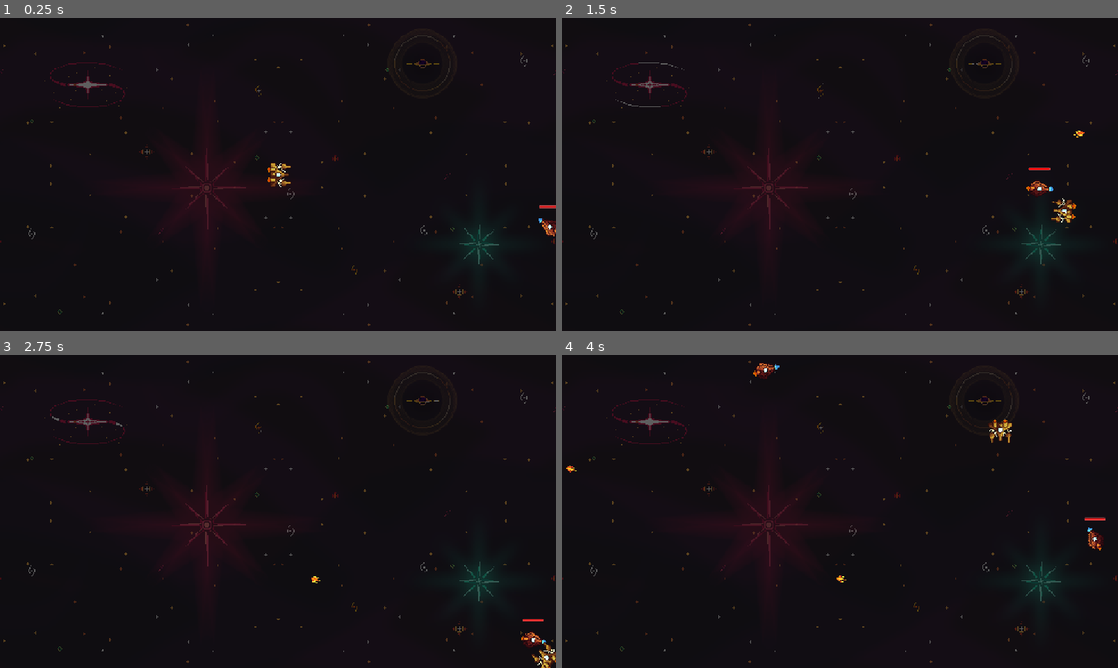
Above: before the commit, frames 1-4 (two rows, left to right).
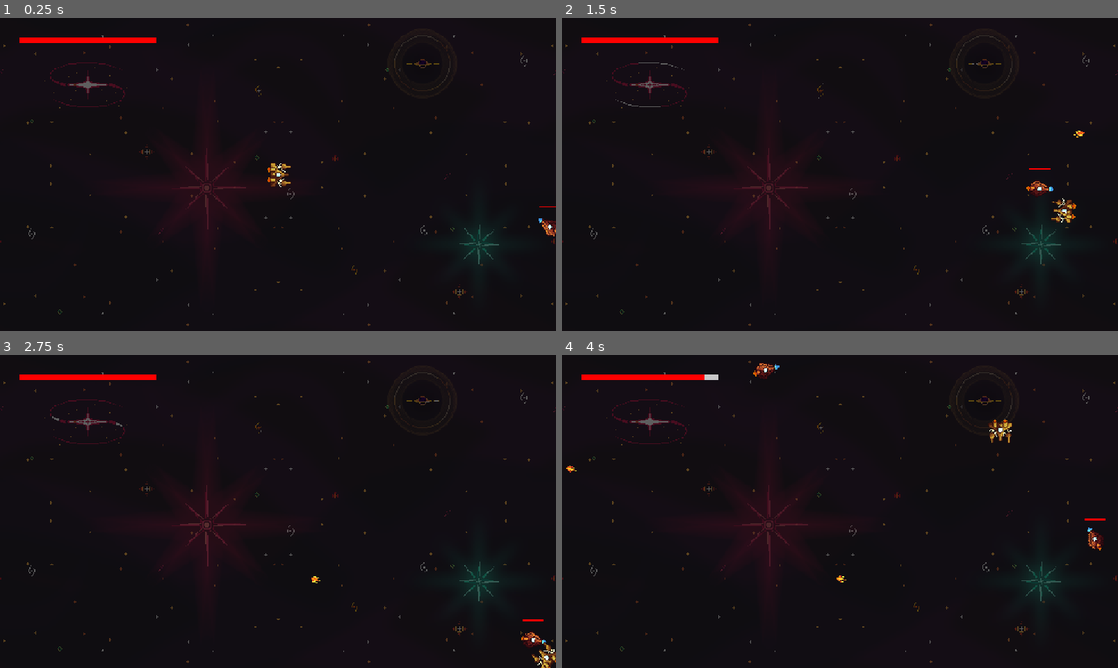
Above: after the commit, the same moments.

Repository: Valegox/Astro-Survivor
Game: Godot game, scene res://src/game.tscn
Two runs of this game, one before a commit and one after it. Both use one fixed random seed, a clock stepped at 60 frames per second and the inputs below.
Inputs (mouse positions are in pixels of both pictures, inside the frame that each line leads up to):
- Up to frame 1 (0.25 s): no input
- Up to frame 2 (1.5 s): move the mouse to (962, 158) at 0.52 s; hold D (move_right) 0.53-1.28 s; move the mouse to (728, 190) at 1.27 s; hold S (move_down) from 1.28 s (still down)
- Up to frame 3 (2.75 s): move the mouse to (333, 442) at 2.02 s; release S (move_down) at 2.03 s; hold D (move_right) from 2.03 s (still down)
- Up to frame 4 (4 s): move the mouse to (812, 574) at 2.77 s; release D (move_right) at 2.78 s; hold W (move_up) 2.78-3.53 s; move the mouse to (1006, 558) at 3.52 s; hold A (move_left) from 3.53 s (still down)

The runs differ from the first frame. In frame 1, 0.5% of the frame differs, in the area x 3-100%, y 6-61%; in frame 2, 0.5%; in frame 3, 0.5%; in frame 4, 0.5%, in the area x 3-98%, y 6-53%.

Commit message:
add player health bar

Diff:
--- a/src/spaceship/spaceship_base.gd
+++ b/src/spaceship/spaceship_base.gd
@@ -16,6 +16,7 @@
 var move_damping: float = 1
 var rot_damping: float = 1
 var damage: int = 10
+var health_bar: UIHealthBar
 
 var gun_to_use: int = 0
 
@@ -36,14 +37,19 @@
 		var fx_explosion = FX_DEATH_EXPLOSION.instantiate()
 		fx_explosion.position = position
 		get_parent().add_child(fx_explosion)
-		cam.trigger_zoom(1.1, 0.3)
-		cam.trigger_shake(0.4)
+		if cam != null:
+			cam.trigger_zoom(1.1, 0.3)
+			cam.trigger_shake(0.4)
 		die()
 	else:
 		var fx_explosion = FX_DMG_EXPLOSION.instantiate()
 		fx_explosion.position = point
 		add_child(fx_explosion)
-		cam.trigger_shake(0.2)
+		if cam != null:
+			cam.trigger_shake(0.2)
+		health_bar.set_health(health, max_health)
+		health_bar.trigger_scale(2, .35)
+		health_bar.trigger_fill_color(Color.HOT_PINK, 0.4)
 
 func die() -> void:
 	print('[dead]')
--- a/src/spaceship/spaceship_base.tscn
+++ b/src/spaceship/spaceship_base.tscn
@@ -51,3 +51,8 @@
 
 [node name="CollisionShape2D" type="CollisionShape2D" parent="."]
 shape = SubResource("CircleShape2D_l01n4")
+
+[node name="Area2D" type="Area2D" parent="."]
+
+[node name="CollisionShape2D" type="CollisionShape2D" parent="Area2D"]
+shape = SubResource("CircleShape2D_l01n4")
--- a/src/spaceship/spaceship_enemy_base.gd
+++ b/src/spaceship/spaceship_enemy_base.gd
@@ -4,13 +4,13 @@
 const XPSHARD = preload("res://src/xp_shard.tscn")
 
 @onready var sprite: AnimatedSprite2D = $AnimatedSprite2D
-@onready var health_bar: ProgressBar = $UIHealthBar
 
 func _ready() -> void:
 	move_speed = 120
 	move_damping = 0.5
 	rot_damping = 0.7
-	health_bar.value = health
+	health_bar = get_node("UIHealthBar")
+	health_bar.set_health(health, max_health)
 	max_health = 50
 	health = 50
 
@@ -31,9 +31,7 @@
 
 func apply_damage(value: int, point: Vector2) -> void:
 	super(value, point)
-	health_bar.value = health
-	health_bar.trigger_scale(2.5, .35)
-	health_bar.trigger_fill_color(Color.HOT_PINK, 0.4)
+	print('got damage')
 
 func die() -> void:
 	super()
@@ -43,3 +41,9 @@
 	var hud = get_parent().get_node("Hud")
 	hud.trigger_score()
 	print('enemy died')
+
+
+func _on_area_2d_body_entered(body: Node2D) -> void:
+	if body is SpaceshipPlayer:
+		var player = body as SpaceshipPlayer
+		player.apply_damage(10, position)
--- a/src/spaceship/spaceship_enemy_base.tscn
+++ b/src/spaceship/spaceship_enemy_base.tscn
@@ -42,6 +42,8 @@
 
 [sub_resource type="CircleShape2D" id="CircleShape2D_p4uct"]
 
+[sub_resource type="CircleShape2D" id="CircleShape2D_gbpgq"]
+
 [node name="SpaceshipRamBase" type="CharacterBody2D"]
 collision_layer = 5
 collision_mask = 4
@@ -60,3 +62,10 @@
 offset_top = -24.0
 offset_right = 12.0
 offset_bottom = -22.0
+
+[node name="Area2D" type="Area2D" parent="."]
+
+[node name="CollisionShape2D" type="CollisionShape2D" parent="Area2D"]
+shape = SubResource("CircleShape2D_gbpgq")
+
+[connection signal="body_entered" from="Area2D" to="." method="_on_area_2d_body_entered"]
--- a/src/spaceship/spaceship_player.gd
+++ b/src/spaceship/spaceship_player.gd
@@ -1,5 +1,7 @@
 extends SpaceshipBase
 class_name SpaceshipPlayer
+
+@onready var hud: CanvasLayer = $Hud
 
 var xp: int = 0
 var level: int = 1
@@ -9,6 +11,9 @@
 	move_damping = 0.15
 	rot_damping = 0.5
 	damage = 10
+	var hud = get_parent().get_node("Game").get_node("Hud")
+	health_bar = hud.get_node("HealthBar")
+	health_bar.set_health(health, max_health)
 
 func _physics_process(delta: float) -> void:
 	process_movement()
--- a/src/ui/hud/hud.tscn
+++ b/src/ui/hud/hud.tscn
@@ -1,10 +1,17 @@
-[gd_scene load_steps=3 format=3 uid="uid://dcete88gw55ta"]
+[gd_scene load_steps=4 format=3 uid="uid://dcete88gw55ta"]
 
 [ext_resource type="Script" uid="uid://fnk0a3sj4ng0" path="res://src/ui/hud/hud.gd" id="1_cvkdw"]
 [ext_resource type="FontFile" uid="uid://bsoetgcr3unh2" path="res://assets/ui/BMSPA___.TTF" id="1_jobw0"]
+[ext_resource type="PackedScene" uid="uid://bbxgi0py34l54" path="res://src/ui/ingame/ui_health_bar.tscn" id="2_udh2q"]
 
 [node name="Hud" type="CanvasLayer"]
 script = ExtResource("1_cvkdw")
+
+[node name="HealthBar" parent="." instance=ExtResource("2_udh2q")]
+offset_left = 40.0
+offset_top = 40.0
+offset_right = 323.0
+offset_bottom = 51.0
 
 [node name="ScoreLabel" type="Label" parent="."]
 anchors_preset = 5
--- a/src/ui/ingame/ui_health_bar.gd
+++ b/src/ui/ingame/ui_health_bar.gd
@@ -1,20 +1,33 @@
 extends ProgressBar
+class_name UIHealthBar
+
+var scaling: bool = false
+
+func set_health(health: int, max_health: int) -> void:
+	value = 100 * health / max_health
 
 func trigger_scale(factor: float, duration: float) -> void:
+	if scaling:
+		return
+	scaling = true
 	var initial_scale = scale
 	var tween = get_parent().create_tween()
 	tween.set_ease(Tween.EASE_IN_OUT)
 	tween.set_trans(Tween.TRANS_LINEAR)
 	tween.tween_property(self, 'scale:y', scale.y * factor, duration / 2)
 	tween.tween_property(self, 'scale:y', initial_scale.y, duration / 2)
+	await tween.finished
+	scaling = false
 
 func trigger_fill_color(color: Color, duration: float) -> void:
-	var initial_color = get_theme_stylebox("fill").bg_color
+	var test = get_theme_stylebox("fill").duplicate()
+	add_theme_stylebox_override("fill", test)
+	var initial_color = test.bg_color
 	var tween = get_parent().create_tween()
 	tween.set_ease(Tween.EASE_IN_OUT)
 	tween.set_trans(Tween.TRANS_LINEAR)
 	tween.tween_method(
-		func(c): get_theme_stylebox("fill").bg_color = c,
+		func(c): test.bg_color = c, #get_theme_stylebox("fill").bg_color = c,
 		color,
 		initial_color,
 		duration
--- a/src/ui/ingame/ui_health_bar.tscn
+++ b/src/ui/ingame/ui_health_bar.tscn
@@ -3,18 +3,10 @@
 [ext_resource type="Script" uid="uid://davgq8p1jm34v" path="res://src/ui/ingame/ui_health_bar.gd" id="1_3ayqa"]
 
 [sub_resource type="StyleBoxFlat" id="StyleBoxFlat_lsov7"]
-bg_color = Color(1, 1, 1, 1)
-corner_radius_top_left = 1
-corner_radius_top_right = 1
-corner_radius_bottom_right = 1
-corner_radius_bottom_left = 1
+bg_color = Color(1, 1, 1, 0.768627)
 
 [sub_resource type="StyleBoxFlat" id="StyleBoxFlat_4v30e"]
 bg_color = Color(1, 0, 0, 1)
-corner_radius_top_left = 1
-corner_radius_top_right = 1
-corner_radius_bottom_right = 1
-corner_radius_bottom_left = 1
 
 [node name="UIHealthBar" type="ProgressBar"]
 offset_right = 24.0
Not shown: 1 places in src/spaceship/spaceship_enemy_base.tscn that only renumber resources
